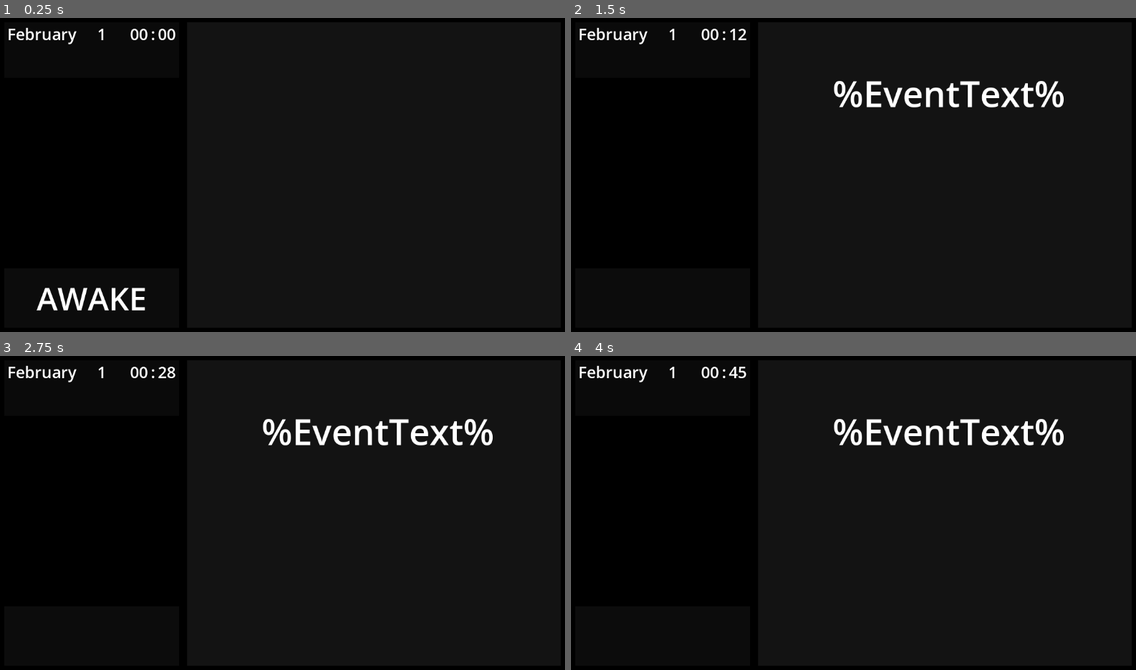
Above: before the commit, frames 1-4 (two rows, left to right).
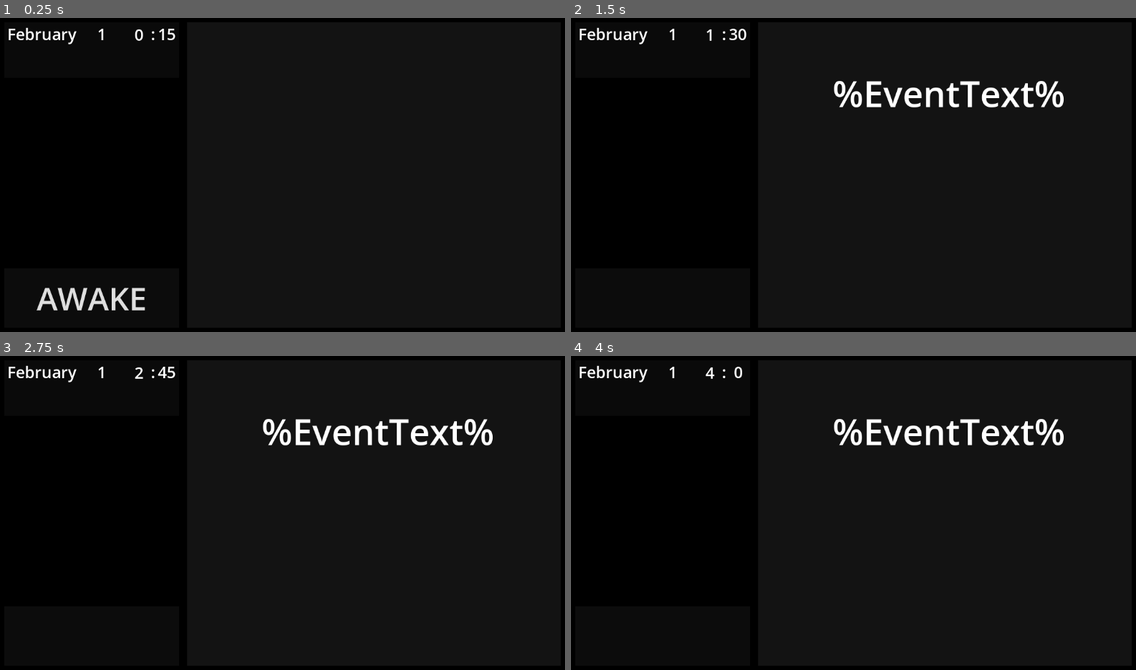
Above: after the commit, the same moments.

Repository: Hiffwux/February
Game: Godot game, scene res://2d_main_screen.tscn
The game is run twice, just before and just after one commit, with the same random seed, the same clock (stepped at 60 frames per second) and the same inputs. The project has no main scene, so this scene is started directly.
Inputs:
- Up to frame 1 (0.25 s): no input
- Up to frame 2 (1.5 s): click "AWAKE" at 0.5 s
- Up to frame 3 (2.75 s): no input
- Up to frame 4 (4 s): no input

The runs differ from the first frame. In frame 1, 0.6% of the frame differs, in the area x 6-32%, y 3-93%; in frame 2, 0.1%; in frame 3, 0.1%; in frame 4, 0.1%.

Commit message:
new scene + global script

Diff:
--- a/2d_main_screen.gd
+++ b/2d_main_screen.gd
@@ -9,6 +9,10 @@
 
 var MinuteValue: int = 0
 var HourValue: int = 0
+var DayValue: int = 0
+
+var TimeElapsed:float = 0.0
+var timeSpeed:float = 60*60
 
 # Called when the node enters the scene tree for the first time.
 func _ready():
@@ -19,8 +23,11 @@
 
 # Called every frame. 'delta' is the elapsed time since the previous frame.
 func _process(delta):
-	_Time()
-	pass
+	TimeElapsed += delta * timeSpeed
+	#_Time()
+	var time = Time.get_time_dict_from_unix_time(TimeElapsed)
+	Minutes.text = str(time["minute"])
+	Hours.text = str(time["hour"])
 
 
 func _Time():
@@ -34,13 +41,6 @@
 	else:
 		Hours.text = var_to_str(HourValue)
 
-	if MinuteValue == 60:
-		HourValue += 1
-		MinuteValue = 0
-
-	if HourValue == 24:
-		HourValue = 0
-
 func _Awake():
 	AwakeButton.visible = false
 	TextOfEvents.visible = true
@@ -49,4 +49,9 @@
 
 func _Clock_Start():
 	MinuteValue += 1
-	pass # Replace with function body.
+	if MinuteValue == 60:
+		HourValue += 1
+		MinuteValue = 0
+
+	if HourValue == 24:
+		HourValue = 0
--- a/2d_main_screen.tscn
+++ b/2d_main_screen.tscn
@@ -8,9 +8,6 @@
 
 [sub_resource type="LabelSettings" id="LabelSettings_7qbsi"]
 font_size = 32
-
-[sub_resource type="LabelSettings" id="LabelSettings_a1ok0"]
-font_size = 64
 
 [node name="2DMain" type="Node"]
 script = ExtResource("1_viecr")
@@ -84,9 +81,9 @@
 layout_mode = 1
 anchors_preset = -1
 anchor_left = 0.704455
-anchor_top = 0.000428608
+anchor_top = 0.00935718
 anchor_right = 0.840727
-anchor_bottom = 0.428429
+anchor_bottom = 0.437358
 offset_left = 0.0319977
 offset_top = -0.0480042
 offset_right = 0.0639954
@@ -149,20 +146,9 @@
 layout_mode = 0
 offset_right = 352.0
 offset_bottom = 120.0
+theme_override_font_sizes/font_size = 64
+text = "AWAKE"
 flat = true
-
-[node name="ButtonStart" type="Label" parent="ColorRect/Button"]
-layout_mode = 1
-anchors_preset = 15
-anchor_right = 1.0
-anchor_bottom = 1.0
-grow_horizontal = 2
-grow_vertical = 2
-text = "AWAKE"
-label_settings = SubResource("LabelSettings_a1ok0")
-horizontal_alignment = 1
-vertical_alignment = 1
-metadata/_edit_use_anchors_ = true
 
 [node name="ClockTimer" type="Timer" parent="."]
 wait_time = 0.075
--- /dev/null
+++ b/globalStats.gd
@@ -0,0 +1,18 @@
+extends Node
+
+#Мой дурацкий подход
+var hour = 0
+var minute = 0
+
+#Подход Вани
+var timeSpeed = 120.0
+var timeElapsed = 0.0
+
+
+func _ready():
+	pass # Replace with function body.
+
+
+# Called every frame. 'delta' is the elapsed time since the previous frame.
+func _process(delta):
+	pass
--- /dev/null
+++ b/mainScene.tscn
@@ -0,0 +1,156 @@
+[gd_scene load_steps=3 format=3 uid="uid://k04etqtgysnj"]
+
+[sub_resource type="LabelSettings" id="LabelSettings_gyh0u"]
+font_size = 32
+
+[sub_resource type="LabelSettings" id="LabelSettings_isxpg"]
+font_size = 32
+
+[node name="MainScene" type="Node"]
+
+[node name="Back" type="ColorRect" parent="."]
+anchors_preset = 15
+anchor_right = 1.0
+anchor_bottom = 1.0
+grow_horizontal = 2
+grow_vertical = 2
+color = Color(0, 0, 0, 1)
+
+[node name="Back2" type="ColorRect" parent="."]
+visible = false
+anchors_preset = -1
+anchor_left = 0.0208333
+anchor_top = 0.888889
+anchor_right = 0.0625
+anchor_bottom = 0.962963
+grow_horizontal = 2
+grow_vertical = 2
+color = Color(0.14902, 0.14902, 0.14902, 1)
+metadata/_edit_use_anchors_ = true
+
+[node name="Back3" type="ColorRect" parent="."]
+visible = false
+anchors_preset = -1
+anchor_left = 0.9375
+anchor_top = 0.888889
+anchor_right = 0.979167
+anchor_bottom = 0.962963
+grow_horizontal = 2
+grow_vertical = 2
+color = Color(0.14902, 0.14902, 0.14902, 1)
+metadata/_edit_use_anchors_ = true
+
+[node name="title" type="HBoxContainer" parent="."]
+anchors_preset = -1
+anchor_left = 0.333
+anchor_top = 0.037037
+anchor_right = 0.667
+anchor_bottom = 0.106333
+offset_left = 0.384003
+offset_right = -0.384033
+offset_bottom = 0.0960007
+metadata/_edit_use_anchors_ = true
+
+[node name="titleMonth" type="Label" parent="title"]
+layout_mode = 2
+size_flags_horizontal = 3
+text = "FEBRUARY"
+label_settings = SubResource("LabelSettings_gyh0u")
+horizontal_alignment = 1
+vertical_alignment = 1
+
+[node name="ColorRect" type="ColorRect" parent="title"]
+visible = false
+layout_mode = 2
+size_flags_horizontal = 3
+
+[node name="dayAndTime" type="HBoxContainer" parent="."]
+visible = false
+anchors_preset = -1
+anchor_left = 0.333
+anchor_top = 0.0374074
+anchor_right = 0.667
+anchor_bottom = 0.106778
+offset_left = 0.384003
+offset_top = -0.240005
+offset_right = -0.384033
+offset_bottom = -0.192001
+metadata/_edit_use_anchors_ = true
+
+[node name="day" type="Label" parent="dayAndTime"]
+layout_mode = 2
+size_flags_horizontal = 3
+text = "Day #"
+label_settings = SubResource("LabelSettings_isxpg")
+horizontal_alignment = 1
+vertical_alignment = 1
+
+[node name="time" type="Label" parent="dayAndTime"]
+layout_mode = 2
+size_flags_horizontal = 3
+text = "##:##"
+label_settings = SubResource("LabelSettings_isxpg")
+horizontal_alignment = 1
+vertical_alignment = 1
+
+[node name="ColorRect" type="ColorRect" parent="dayAndTime"]
+visible = false
+layout_mode = 2
+size_flags_horizontal = 3
+
+[node name="gameButtons" type="HBoxContainer" parent="."]
+visible = false
+anchors_preset = -1
+anchor_left = 0.0834167
+anchor_top = 0.889
+anchor_right = 0.916917
+anchor_bottom = 0.963
+offset_left = -0.0960083
+offset_top = -0.0720215
+offset_right = -0.288025
+offset_bottom = -0.0240479
+metadata/_edit_use_anchors_ = true
+
+[node name="ColorRect" type="ColorRect" parent="gameButtons"]
+visible = false
+layout_mode = 2
+size_flags_horizontal = 3
+
+[node name="menuButtons" type="VBoxContainer" parent="."]
+anchors_preset = -1
+anchor_left = 0.333333
+anchor_top = 0.185185
+anchor_right = 0.666944
+anchor_bottom = 0.963235
+offset_right = -0.32
+offset_bottom = -0.176003
+alignment = 1
+metadata/_edit_use_anchors_ = true
+
+[node name="awake" type="Button" parent="menuButtons"]
+layout_mode = 2
+size_flags_vertical = 10
+theme_override_font_sizes/font_size = 24
+text = "AWAKE"
+flat = true
+
+[node name="remember" type="Button" parent="menuButtons"]
+layout_mode = 2
+size_flags_vertical = 6
+theme_override_font_sizes/font_size = 24
+text = "REMEMBER"
+flat = true
+
+[node name="reflect" type="Button" parent="menuButtons"]
+layout_mode = 2
+size_flags_vertical = 2
+theme_override_font_sizes/font_size = 24
+text = "REFLECT"
+flat = true
+
+[node name="intoOblivion" type="Button" parent="menuButtons"]
+layout_mode = 2
+size_flags_vertical = 10
+theme_override_font_sizes/font_size = 24
+text = "INTO OBLIVION"
+flat = true
--- a/project.godot
+++ b/project.godot
@@ -14,6 +14,10 @@
 config/features=PackedStringArray("4.2", "GL Compatibility")
 config/icon="res://icon.svg"
 
+[autoload]
+
+GlobalStats="*res://globalStats.gd"
+
 [rendering]
 
 renderer/rendering_method="gl_compatibility"
Not shown: 1 places in 2d_main_screen.tscn that only renumber resources
